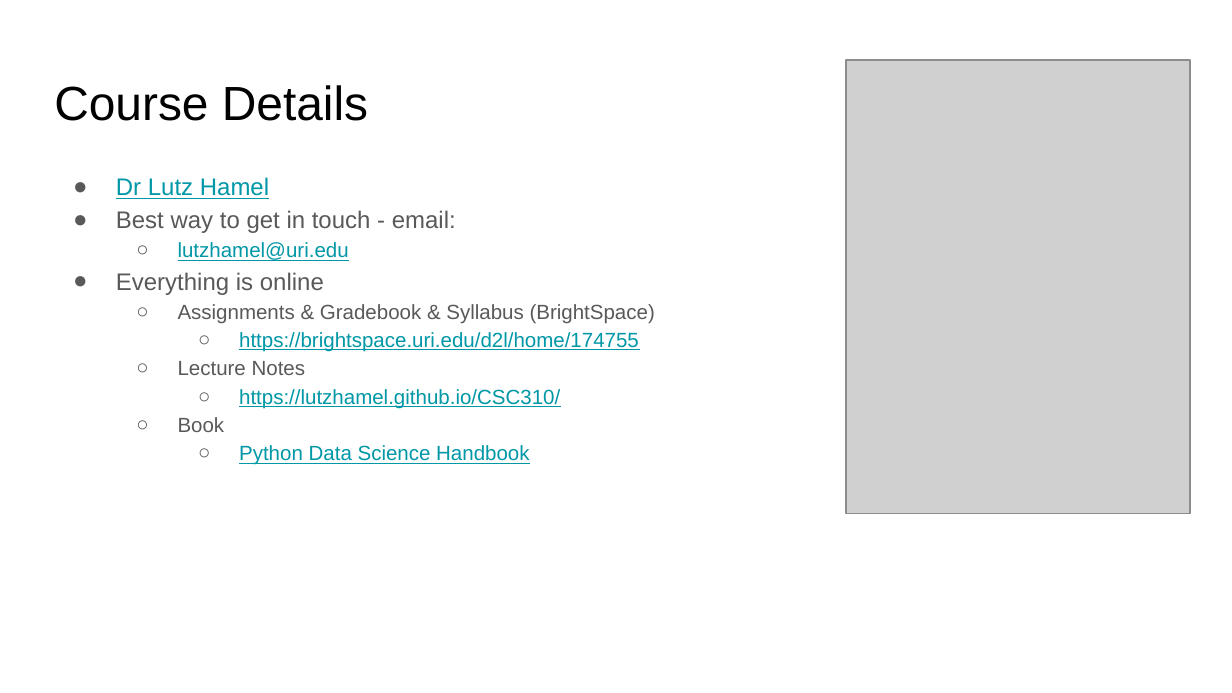
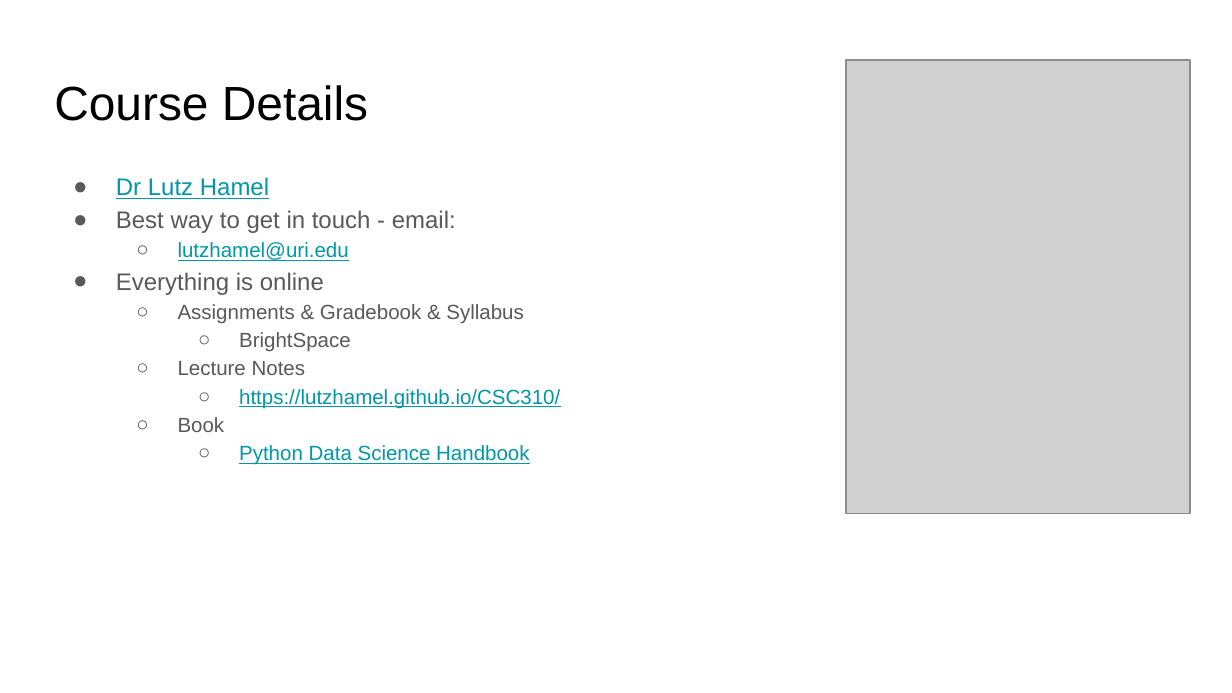
Before and after one commit to lutzhamel/CSC310, a slide deck: slide 2 of notes/01-What-is-Data-Science.pptx. Drawn at 1232x693 pixels with LibreOffice and Linux fonts; fonts in the diff are those of the drawing; grey boxes stand for pictures. Boxes give left, top, right and bottom in pixels: in the first picture for what was removed or moved away, otherwise in the second. Text is boxed around its words. In the diff, an @@ line names an element or a change of style, - is before the commit and + after.

```diff
--- a/notes/01-What-is-Data-Science.pptx
+++ b/notes/01-What-is-Data-Science.pptx
@@ text at box(178, 304, 523, 352): text changed @@
-  ○ Assignments & Gradebook & Syllabus (BrightSpace)
-    ○ https://brightspace.uri.edu/d2l/home/174755
+  ○ Assignments & Gradebook & Syllabus
+    ○ BrightSpace
```
Also in this commit, not shown: 2 other files.
